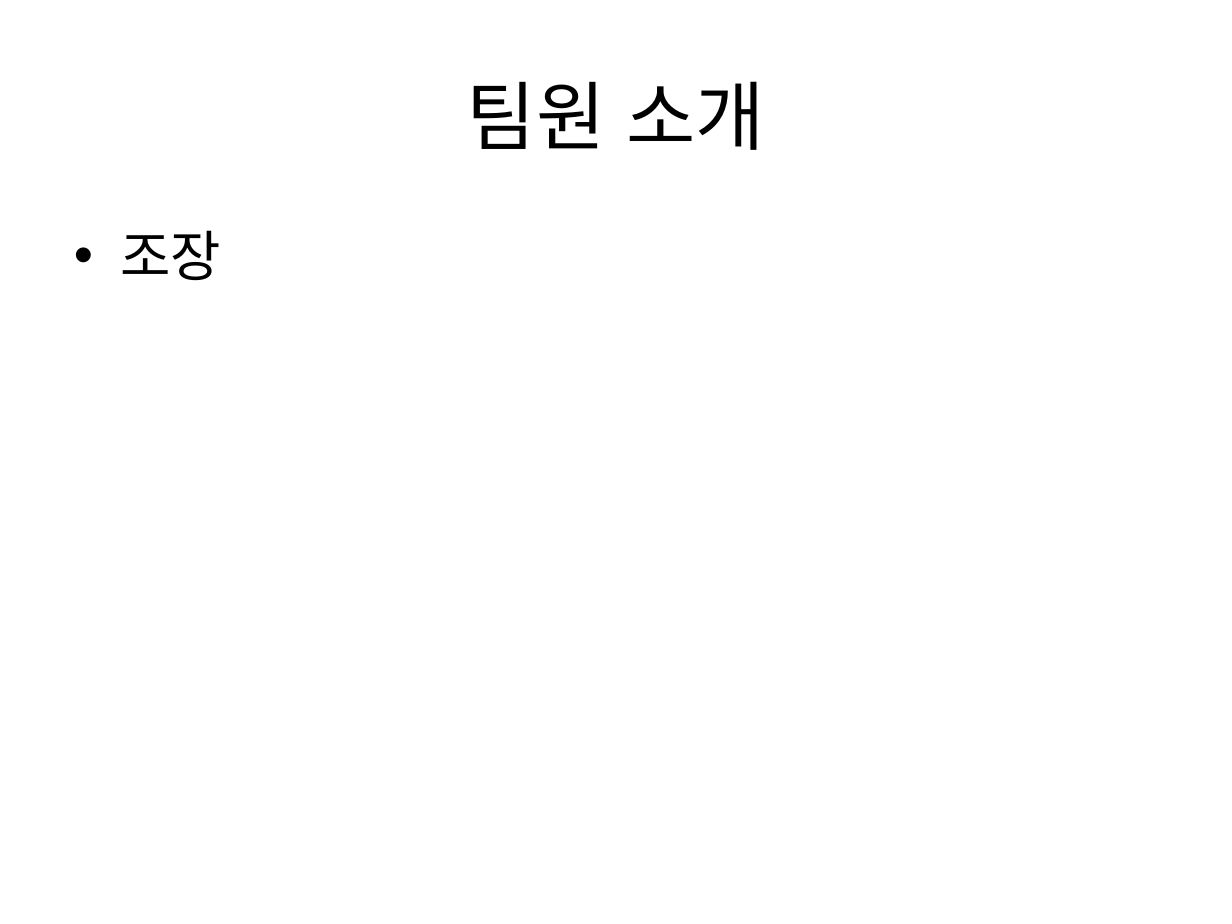
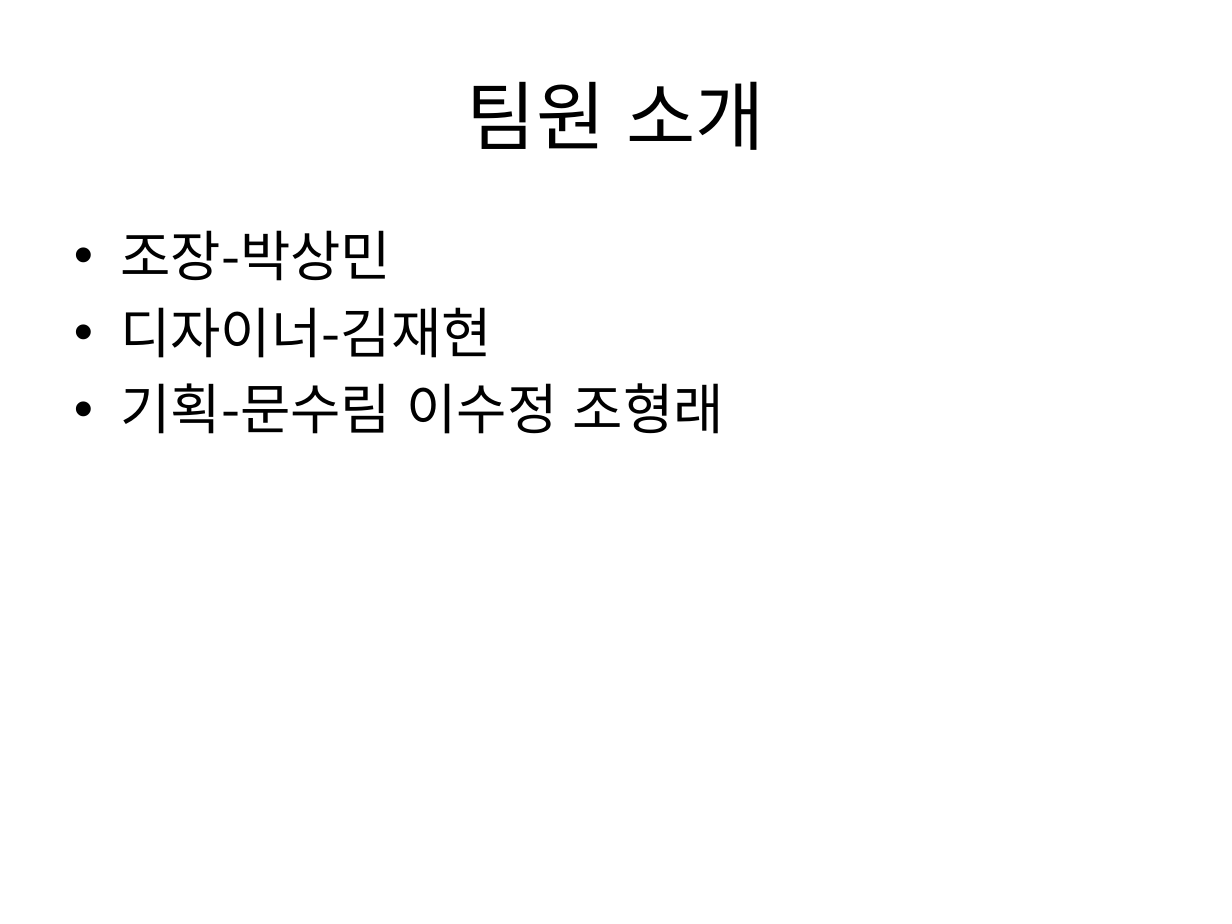
Before and after one commit to pasongsj/ideatone, a slide deck: slide 3 of ideatoneppt.pptx (slide 12 before the commit). Drawn at 1232x924 pixels with LibreOffice and Linux fonts; fonts in the diff are those of the drawing. Boxes give left, top, right and bottom in pixels: in the first picture for what was removed or moved away, otherwise in the second. Text is boxed around its words. In the diff, an @@ line names an element or a change of style, - is before the commit and + after.

```diff
--- a/ideatoneppt.pptx
+++ b/ideatoneppt.pptx
@@ text at <box>120,230,724,434</box>: text changed @@
-• 조장
+• 조장-박상민
+• 디자이너-김재현
+• 기획-문수림 이수정 조형래
```
Also in this commit, not shown: 1 other slide changed, 1 other file.
